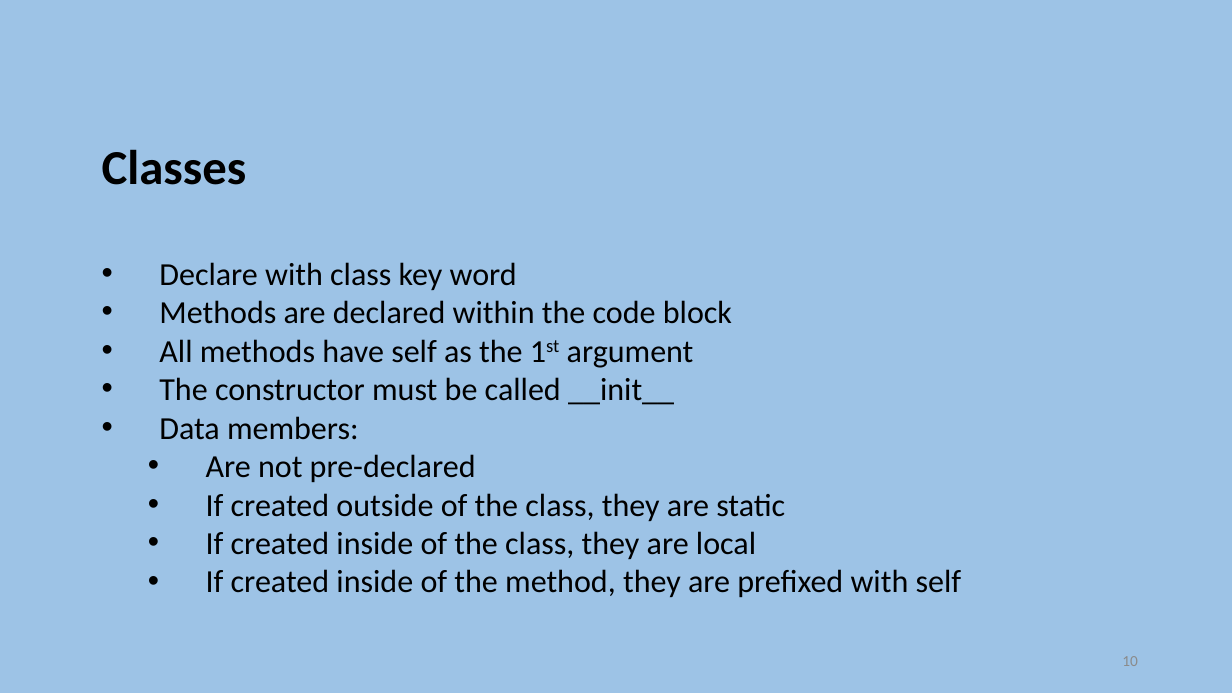
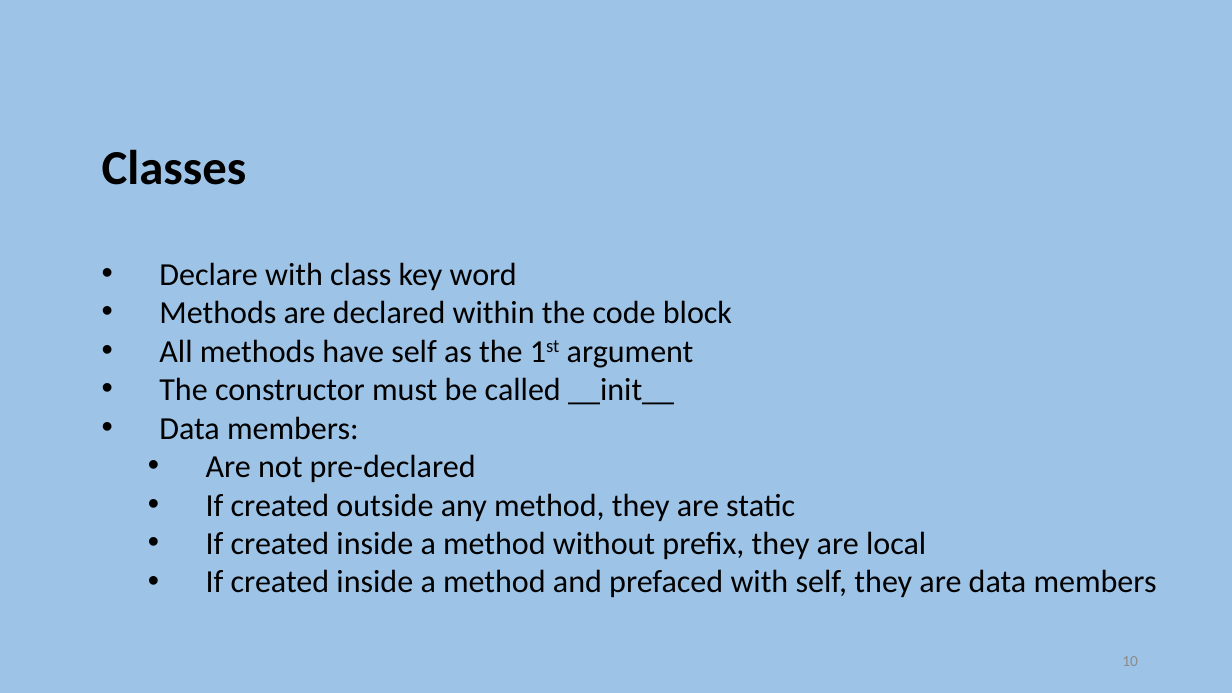
Before and after one commit to szetko/course-materials, a slide deck: slide 10 of Programming 4/Week 11/S2. More Python.pptx. Drawn at 1232x693 pixels with LibreOffice and Linux fonts; fonts in the diff are those of the drawing. Boxes give left, top, right and bottom in pixels: in the first picture for what was removed or moved away, otherwise in the second. Text is boxed around its words. In the diff, an @@ line names an element or a change of style, - is before the commit and + after.

```diff
--- a/Programming 4/Week 11/S2. More Python.pptx
+++ b/Programming 4/Week 11/S2. More Python.pptx
@@ text at box(206, 493, 1157, 597): text changed @@
-      • If created outside of the class, they are static
-      • If created inside of the class, they are local
-      • If created inside of the method, they are prefixed with self
+      • If created outside any method, they are static
+      • If created inside a method without prefix, they are local
+      • If created inside a method and prefaced with self, they are data members
```
Also in this commit, not shown: 2 other files.
